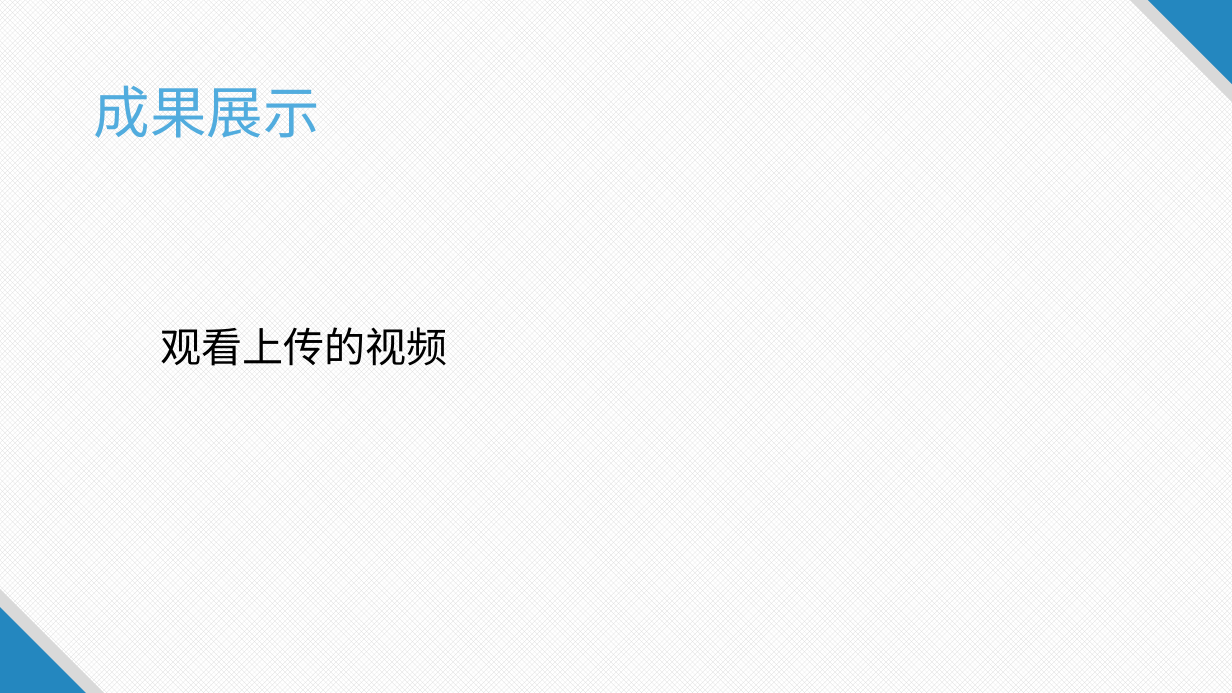
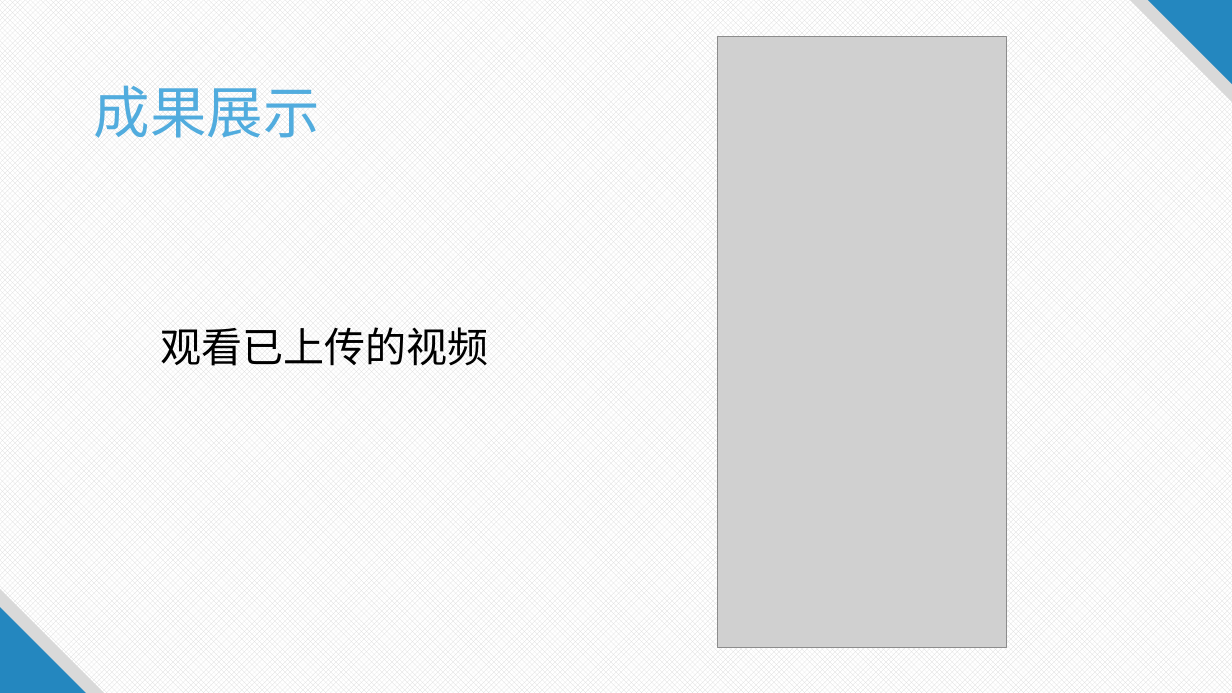
Before and after one commit to blahblah2333/android_miniDouYin, a slide deck: slide 3 of Mini抖音app设计.pptx. Drawn at 1232x693 pixels with LibreOffice and Linux fonts; fonts in the diff are those of the drawing; grey boxes stand for pictures. Boxes give left, top, right and bottom in pixels: in the first picture for what was removed or moved away, otherwise in the second. Text is boxed around its words. In the diff, an @@ line names an element or a change of style, - is before the commit and + after.

```diff
--- a/Mini抖音app设计.pptx
+++ b/Mini抖音app设计.pptx
@@ picture added at (718,37,1007,648) @@
@@ text at (160,327,489,366): text changed @@
-观看上传的视频
+观看已上传的视频
```
Also in this commit, not shown: 5 other slides changed.
